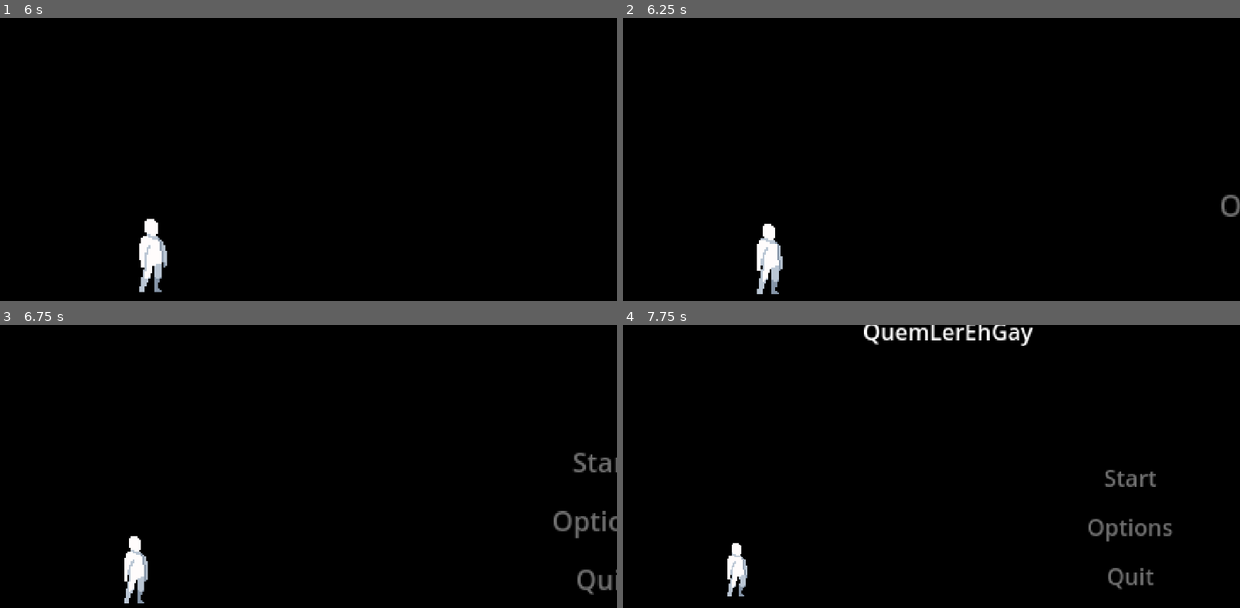
Above: before the commit, frames 1-4 (two rows, left to right).
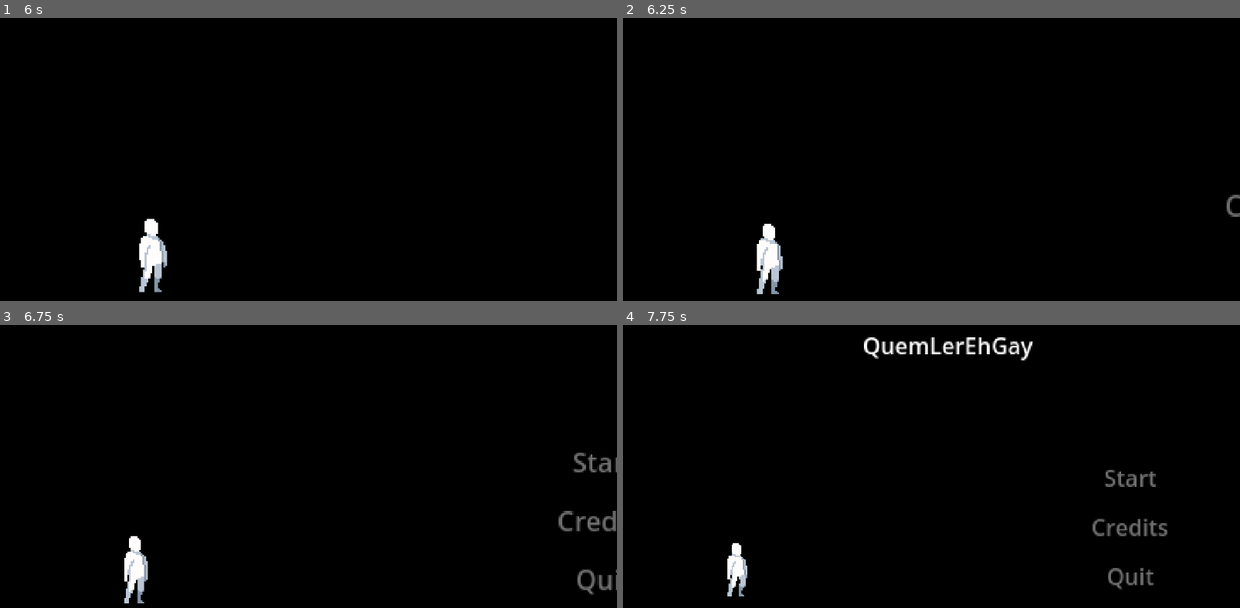
Above: after the commit, the same moments.

Repository: AlissonLamarque/Shovel-GameJam
Game: Godot game, scene res://scenes/main.tscn
The game is run twice, just before and just after one commit, with the same random seed, the same clock (stepped at 60 frames per second) and the same inputs.
Inputs:
- Up to frame 1 (6 s): tap Enter at 0.5 s; hold Right (ui_right) 0.53-2.03 s; tap Down (slide) every 0.75 s from 0.6 to 5.85 s; tap Z (jump) at 0.77, 1.52, 3.02, 3.77, 4.52 s; tap Space at 1.25 s; hold Left (ui_left) 2.03-2.78 s; hold Right (ui_right) 2.78-4.28 s; hold Left (ui_left) 4.28-5.03 s; hold Right (ui_right) 5.03-5.78 s; hold Left (ui_left) from 5.78 s (still down)
- Up to frame 2 (6.25 s): keep holding Left (ui_left); tap Z (jump) at 6.02 s
- Up to frame 3 (6.75 s): keep holding Left (ui_left); tap Down (slide) at 6.6 s
- Up to frame 4 (7.75 s): tap Z (jump) at 6.77, 7.52 s; release Left (ui_left) at 7.28 s; hold Right (ui_right) from 7.28 s (still down); tap Down (slide) at 7.35 s

Frame 1 is identical in both runs. In frame 2, 0.2% of the frame differs, in the area x 96-100%, y 62-71%; in frame 3, 0.4%; in frame 4, 2.1%, in the area x 39-90%, y 0-77%.

Commit message:
Tela de Game Over Funcional

Diff:
--- /dev/null
+++ b/scenes/game_over.tscn
@@ -0,0 +1,53 @@
+[gd_scene load_steps=2 format=3 uid="uid://bfiw8meq2ouyw"]
+
+[ext_resource type="Script" uid="uid://2wea60mnxfi0" path="res://scripts/game_over.gd" id="1_xeevv"]
+
+[node name="Game_Over" type="Control"]
+layout_mode = 3
+anchors_preset = 15
+anchor_right = 1.0
+anchor_bottom = 1.0
+grow_horizontal = 2
+grow_vertical = 2
+script = ExtResource("1_xeevv")
+
+[node name="Game_Over_Label" type="Label" parent="."]
+layout_mode = 1
+anchors_preset = 5
+anchor_left = 0.5
+anchor_right = 0.5
+offset_left = -60.5
+offset_top = 20.0
+offset_right = 60.5
+offset_bottom = 50.0
+grow_horizontal = 2
+theme_override_font_sizes/font_size = 64
+text = "Game Over"
+horizontal_alignment = 1
+justification_flags = 161
+
+[node name="VBoxContainer" type="VBoxContainer" parent="."]
+layout_mode = 1
+anchors_preset = 8
+anchor_left = 0.5
+anchor_top = 0.5
+anchor_right = 0.5
+anchor_bottom = 0.5
+offset_left = -43.5
+offset_top = -46.5
+offset_right = 43.5
+offset_bottom = 46.5
+grow_horizontal = 2
+grow_vertical = 2
+
+[node name="Restart" type="Button" parent="VBoxContainer"]
+layout_mode = 2
+theme_type_variation = &"FlatButton"
+theme_override_font_sizes/font_size = 32
+text = "Try Again"
+
+[node name="Main_Menu" type="Button" parent="VBoxContainer"]
+layout_mode = 2
+theme_type_variation = &"FlatButton"
+theme_override_font_sizes/font_size = 32
+text = "Menu"
--- a/scenes/main.tscn
+++ b/scenes/main.tscn
@@ -1,10 +1,12 @@
-[gd_scene load_steps=4 format=3 uid="uid://lq1mhmutycp"]
+[gd_scene load_steps=5 format=3 uid="uid://lq1mhmutycp"]
 
 [ext_resource type="Script" uid="uid://cggny5uorwjty" path="res://scripts/main.gd" id="1_0wfyh"]
 [ext_resource type="PackedScene" uid="uid://cteme15mj75c1" path="res://scenes/game.tscn" id="2_0wfyh"]
 [ext_resource type="PackedScene" uid="uid://dculup2ct6wmx" path="res://scenes/main_menu.tscn" id="3_sugp2"]
+[ext_resource type="PackedScene" uid="uid://bfiw8meq2ouyw" path="res://scenes/game_over.tscn" id="4_jyhfs"]
 
 [node name="Main" type="Node"]
 script = ExtResource("1_0wfyh")
 game_scene = ExtResource("2_0wfyh")
 menu_scene = ExtResource("3_sugp2")
+game_over_scene = ExtResource("4_jyhfs")
--- a/scenes/main_menu.tscn
+++ b/scenes/main_menu.tscn
@@ -15,8 +15,9 @@
 [node name="Title" type="Label" parent="."]
 layout_mode = 0
 offset_left = 170.0
+offset_top = 10.0
 offset_right = 291.0
-offset_bottom = 23.0
+offset_bottom = 40.0
 text = "QuemLerEhGay"
 
 [node name="Button_Container" type="VBoxContainer" parent="."]
@@ -40,11 +41,12 @@
 disabled = true
 text = "Start"
 
-[node name="Options" type="Button" parent="Button_Container"]
+[node name="Credits" type="Button" parent="Button_Container"]
 layout_mode = 2
 theme_type_variation = &"FlatButton"
 disabled = true
-text = "Options"
+text = "Credits
+"
 
 [node name="Quit" type="Button" parent="Button_Container"]
 layout_mode = 2
--- /dev/null
+++ b/scripts/game_over.gd
@@ -0,0 +1,19 @@
+class_name GameOverScreen
+extends Control
+
+signal restart_requested
+signal main_menu_requested
+
+@onready var game_over_label: Label = $VBoxContainer/Game_Over_Label
+@onready var restart_button: Button = $VBoxContainer/Restart
+@onready var main_menu_button: Button = $VBoxContainer/Main_Menu
+
+func _ready():
+	restart_button.pressed.connect(_on_restart_button_pressed)
+	main_menu_button.pressed.connect(_on_main_menu_button_pressed)
+
+func _on_restart_button_pressed():
+	restart_requested.emit()
+
+func _on_main_menu_button_pressed():
+	main_menu_requested.emit()
--- a/scripts/main.gd
+++ b/scripts/main.gd
@@ -3,6 +3,7 @@
 # Pré-carregamento das cenas que a main irá gerenciar
 @export var game_scene: PackedScene
 @export var menu_scene: PackedScene
+@export var game_over_scene: PackedScene
 
 # Referência a cena que está atualmente na tela
 var current_scene: Node
@@ -21,8 +22,19 @@
 	if new_scene_instance.has_signal("game_started"):
 		new_scene_instance.game_started.connect(_on_game_started)
 
-	# if new_scene_instance.has_signal("game_over"):
-	#	 new_scene_instance.game_over.connect(_on_game_over)
+	# Conecta o sinal do Player (que está dentro da cena do jogo)
+	if scene_to_load == game_scene:
+		# Tentamos encontrar o nó do Player dentro da cena do jogo.
+		var player_node = new_scene_instance.get_node_or_null("Player")
+		if player_node and player_node.has_signal("game_over"):
+			# Conectamos o sinal 'game_over' do player à nossa função _on_game_over.
+			player_node.game_over.connect(_on_game_over)
+
+	if new_scene_instance is GameOverScreen:
+		# E conectamos os sinais na INSTÂNCIA, não na cena pré-carregada.
+		new_scene_instance.restart_requested.connect(_on_restart_requested)
+		new_scene_instance.main_menu_requested.connect(_on_main_menu_requested)
+
 	# 4. ADIÇÃO: Adiciona a nova cena como FILHA do nó Main.
 	add_child(new_scene_instance)
 	# 5. ATUALIZAÇÃO: Atualiza nossa variável de referência para a nova cena.
@@ -31,6 +43,14 @@
 func _on_game_started():
 	change_scene(game_scene)
 
-# func _on_game_over():
-#	 print("Sinal 'game_over' recebido! Voltando para o menu...")
-#	 change_scene(menu_scene)
+func _on_game_over():
+	print("Sinal gameover recebido")
+	change_scene(game_over_scene)
+
+func _on_restart_requested():
+	print("Sinal 'retry_requested' recebido! Reiniciando o jogo...")
+	change_scene(game_scene)
+
+func _on_main_menu_requested():
+	print("Sinal 'main_menu_requested' recebido! Voltando ao menu...")
+	change_scene(menu_scene)
--- a/scripts/main_menu.gd
+++ b/scripts/main_menu.gd
@@ -16,7 +16,7 @@
 
 	# Conecta os botões a suas respectivas funções
 	$Button_Container/Start.pressed.connect(_on_start_button_pressed)
-	$Button_Container/Options.pressed.connect(_on_options_button_pressed)
+	$Button_Container/Credits.pressed.connect(_on_credits_button_pressed)
 	$Button_Container/Quit.pressed.connect(_on_quit_button_pressed)
 
 	# Inicia a cutscene
@@ -26,7 +26,7 @@
 	# Emite o sinal para a main que o jogo deve começar
 	game_started.emit()
 
-func _on_options_button_pressed():
+func _on_credits_button_pressed():
 	# Emite o sinal para a main que as opções do menu foram solicitadas
 	options_requested.emit()
 
--- a/scripts/obst_jump.gd
+++ b/scripts/obst_jump.gd
@@ -13,15 +13,7 @@
 	if body.is_in_group("player"):
 		print("COLISÃO! O obstáculo atingiu o jogador.")
 
-		# Agora você decide o que fazer. Aqui estão algumas opções:
+		if body.has_method("die"):
+			body.die()
 
-		# Opção A: Chamar uma função no script do player para ele "morrer".
-		# (Para isso, você precisaria criar uma função 'die()' no seu player.gd)
-		# if body.has_method("die"):
-		#	 body.die()
-
-		# Opção B: A mais simples para um "Game Over" - recarregar a cena do jogo.
-		get_tree().reload_current_scene()
-
-		# Opcional: O obstáculo se destrói ao colidir para não atingir de novo.
-		# queue_free()
+		queue_free()
--- a/scripts/player.gd
+++ b/scripts/player.gd
@@ -53,7 +53,7 @@
 # NOVO: Timer para o rastro de ondulações do deslize.
 @onready var slide_ripple_timer: Timer = $SlideRippleTimer
 
-
+signal game_over
 
 func _ready() -> void:
 	# Armazena a posição inicial do personagem no mundo do jogo.
@@ -230,6 +230,14 @@
 		ripple.global_position = ripple_position
 		ripple.player_speed = _current_speed
 
+func die():
+	control_enabled = false
+
+	_current_speed = 0.0
+	velocity = Vector2.ZERO
+	print("Emitindo gameover")
+	game_over.emit()
+
 func _on_step_timer_timeout():
 	# O timer agora chama a mesma função de criação de ondulação.
 	_spawn_ripple()
Not shown, added: scripts/game_over.gd.uid
